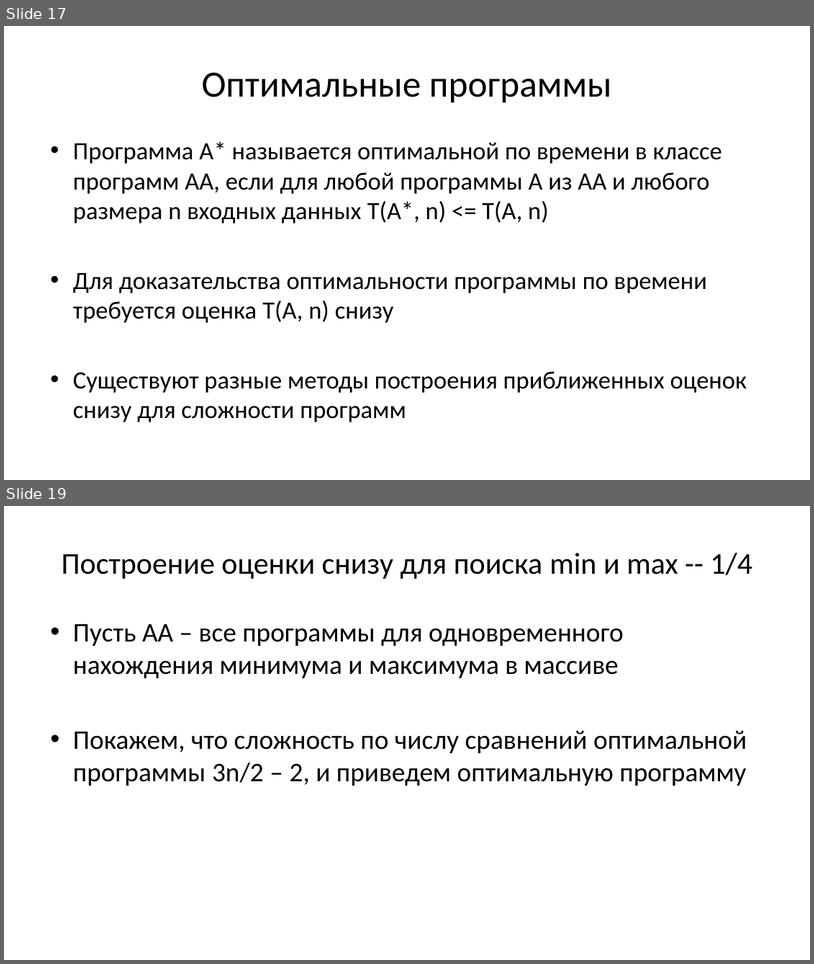
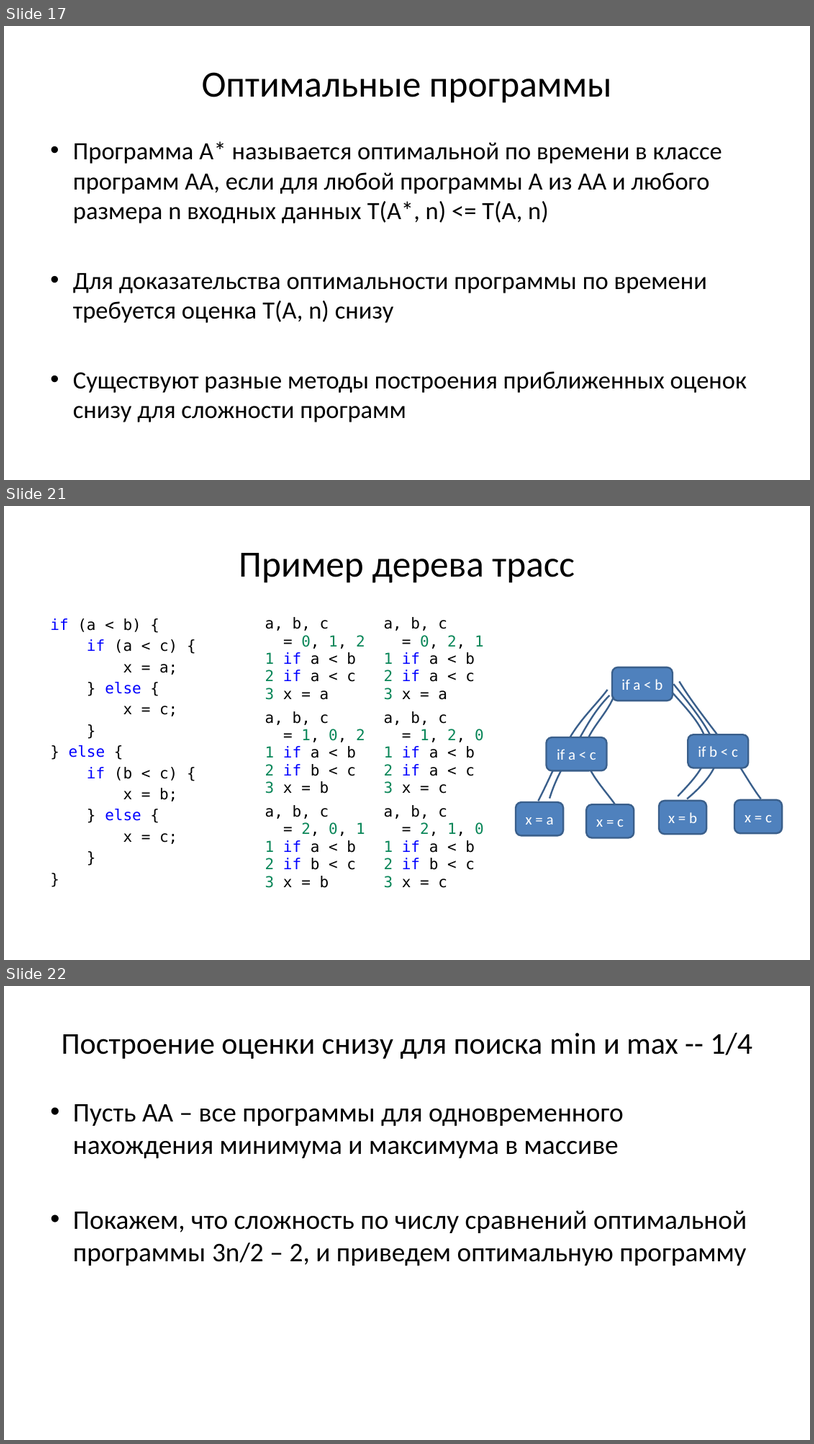
Before and after one commit to Evgueni-Petrov-aka-espetrov/Algorithms-and-Programming-in-C-pptx, a slide deck: 22 Оценка сложности вычислительных алгоритмов.pptx. Shown one above the other, each under a label of ours: slides 17 and 19 before the commit, slides 17, 21 and 22 after it; the slides between them are not shown. The pictures are 814x964 and 814x1444 pixels, drawn with LibreOffice and Linux fonts; fonts in the diff are those of the drawing. Boxes give left, top, right and bottom in pixels: in the first picture for what was removed or moved away, otherwise in the second. Text is boxed around its words. In the diff, an @@ line names an element or a change of style, - is before the commit and + after.

Commit message:
добавил пример с деревом трасс; исправил слайды про асимптотическую сложность

```diff
--- a/22 Оценка сложности вычислительных алгоритмов.pptx
+++ b/22 Оценка сложности вычислительных алгоритмов.pptx
@@ slide 21 added at (4, 506, 810, 960), background #FFFFFF @@
@@ title added at (239, 553, 575, 583), 44 pt, text #000000 @@
+Пример дерева трасс
@@ table added at (260, 612, 496, 921), 3 rows, 2 columns @@
+a, b, c / = 0, 1, 2 / 1 if a < b / 2 if a < c / 3 x = a | a, b, c / = 0, 2, 1 / 1 if a < b / 2 if a < c / 3 x = a
+a, b, c / = 1, 0, 2 / 1 if a < b / 2 if b < c / 3 x = b | a, b, c / = 1, 2, 0 / 1 if a < b / 2 if a < c / 3 x = с
+a, b, c / = 2, 0, 1 / 1 if a < b / 2 if b < c / 3 x = b | a, b, c / = 2, 1, 0 / 1 if a < b / 2 if b < c / 3 x = c
@@ text added at (50, 618, 178, 844), 18 pt, text #000000 @@
+if (a < b) {
+if (a < c) {
+x = a;
+} else {
+x = c;
+}
+} else {
+if (b < c) {
+x = b;
+} else {
+x = c;
+}
+}
@@ rounded rectangle added at (612, 667, 673, 701), fill #4F81BD, outline #3A5F8C 2 pt, 18 pt, text #FFFFFF @@
+if a < b
@@ freeform shape added at (539, 690, 608, 801), outline #3A5F8C 2 pt @@
@@ freeform shape added at (550, 695, 610, 798), outline #3A5F8C 2 pt @@
@@ freeform shape added at (585, 697, 615, 803), outline #3A5F8C 2 pt @@
@@ freeform shape added at (672, 692, 707, 796), outline #3A5F8C 2 pt @@
@@ freeform shape added at (674, 684, 718, 799), outline #3A5F8C 2 pt @@
@@ freeform shape added at (680, 682, 761, 799), outline #3A5F8C 2 pt @@
@@ rounded rectangle added at (547, 737, 607, 770), fill #4F81BD, outline #3A5F8C 2 pt, 18 pt, text #FFFFFF @@
+if a < c
@@ rounded rectangle added at (688, 735, 748, 768), fill #4F81BD, outline #3A5F8C 2 pt, 18 pt, text #FFFFFF @@
+if b < c
@@ rounded rectangle added at (517, 802, 564, 835), fill #4F81BD, outline #3A5F8C 2 pt, 18 pt, text #FFFFFF @@
+x = a
@@ rounded rectangle added at (586, 804, 634, 837), fill #4F81BD, outline #3A5F8C 2 pt, 18 pt, text #FFFFFF @@
+x = c
@@ rounded rectangle added at (659, 800, 707, 834), fill #4F81BD, outline #3A5F8C 2 pt, 18 pt, text #FFFFFF @@
+x = b
@@ rounded rectangle added at (735, 800, 782, 834), fill #4F81BD, outline #3A5F8C 2 pt, 18 pt, text #FFFFFF @@
+x = c
@@ what was slide 19 is now slide 22 @@
```
Also in this commit, not shown: 6 slides changed, 2 other slides added, 1 slide removed.
